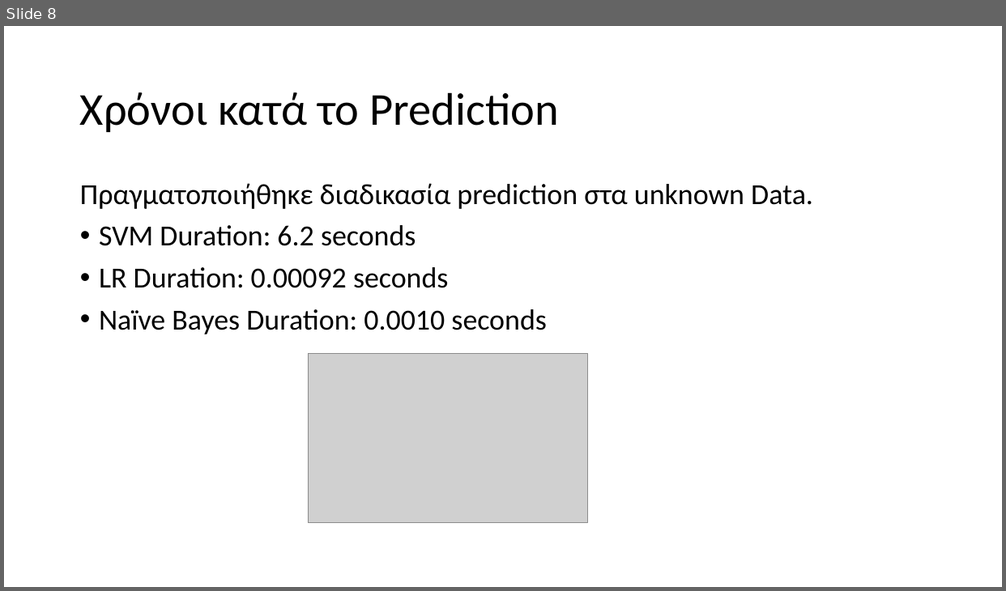
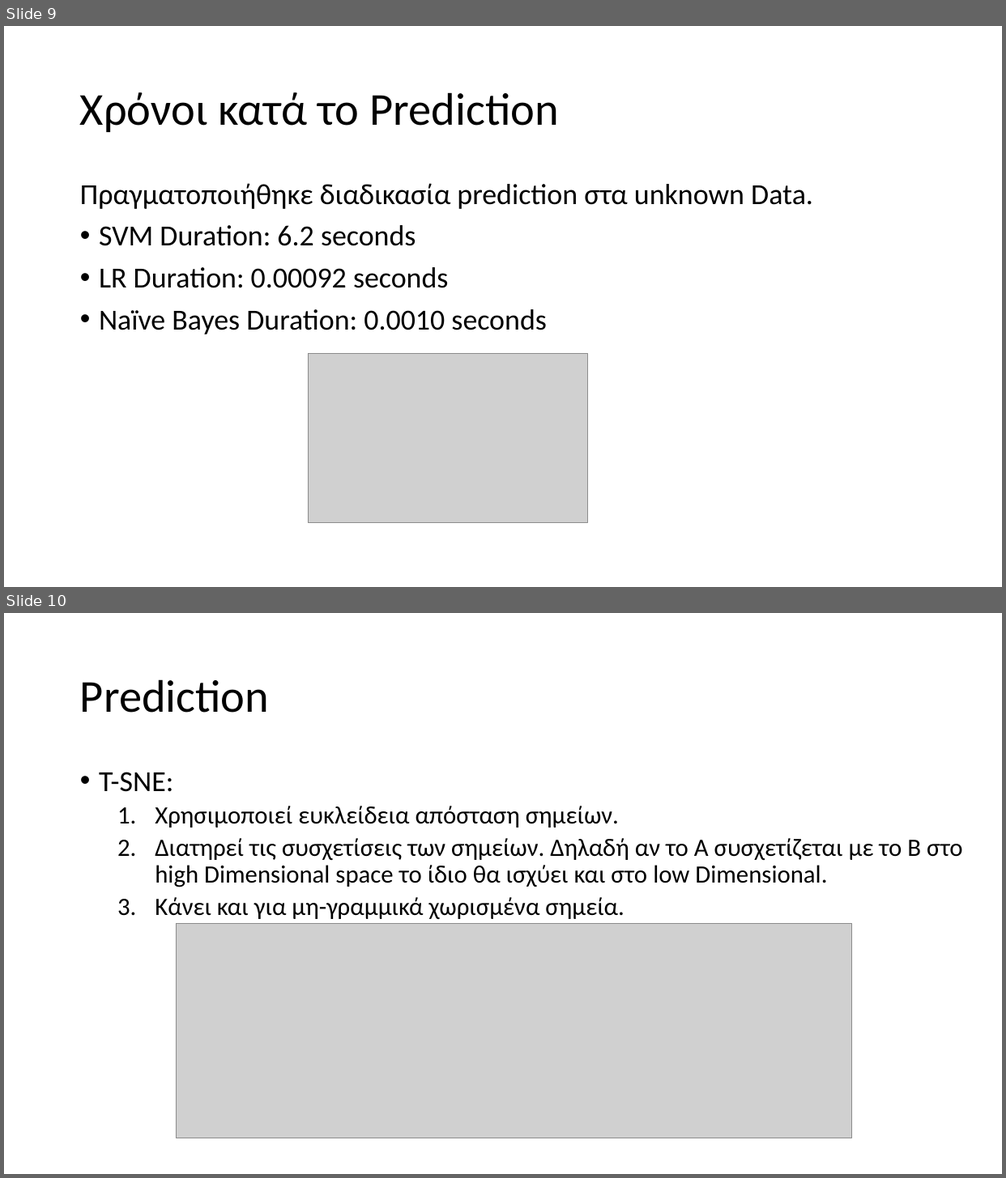
Before and after one commit to icsd13152/Sentiment_Analysis_Covid19, a slide deck: Presentation.pptx. Shown one above the other, each under a label of ours: slide 8 before the commit, slides 9 and 10 after it. The pictures are 1006x591 and 1006x1178 pixels, drawn with LibreOffice and Linux fonts; fonts in the diff are those of the drawing; grey boxes stand for pictures. Boxes give left, top, right and bottom in pixels: in the first picture for what was removed or moved away, otherwise in the second. Text is boxed around its words. In the diff, an @@ line names an element or a change of style, - is before the commit and + after.

```diff
--- a/Presentation.pptx
+++ b/Presentation.pptx
@@ slide 10 added at [4, 613, 1002, 1174], background #FFFFFF @@
@@ title added at [80, 679, 269, 713], 44 pt, text #000000 @@
+Prediction
@@ text added at [99, 772, 963, 919], 24 pt, text #000000 @@
+• T-SNE:
+  1. Χρησιμοποιεί ευκλείδεια απόσταση σημείων.
+  2. Διατηρεί τις συσχετίσεις των σημείων. Δηλαδή αν το Α συσχετίζεται με το Β στο high Dimensional space το ίδιο θα ισχύει και στο low Dimensional.
+  3. Κάνει και για μη-γραμμικά χωρισμένα σημεία.
@@ picture added at [177, 924, 852, 1139] @@
@@ what was slide 8 is now slide 9 @@
```
Also in this commit, not shown: 3 slides changed, 5 other slides added, 2 slides removed, 7 other files.
